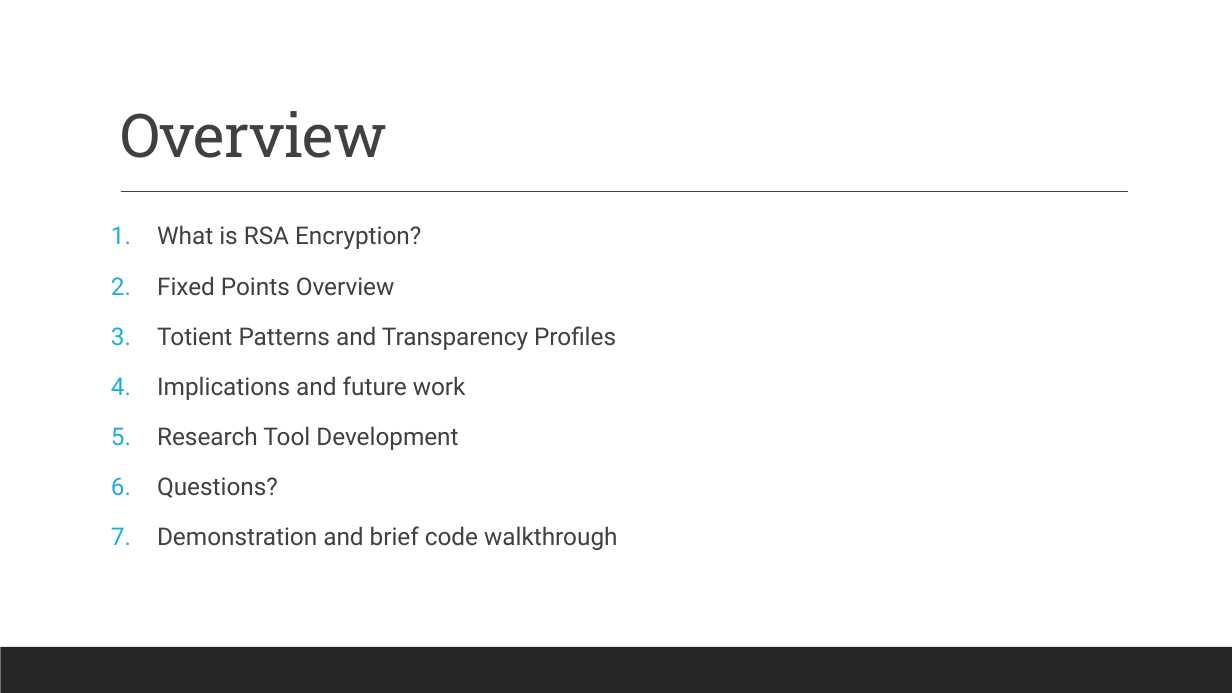
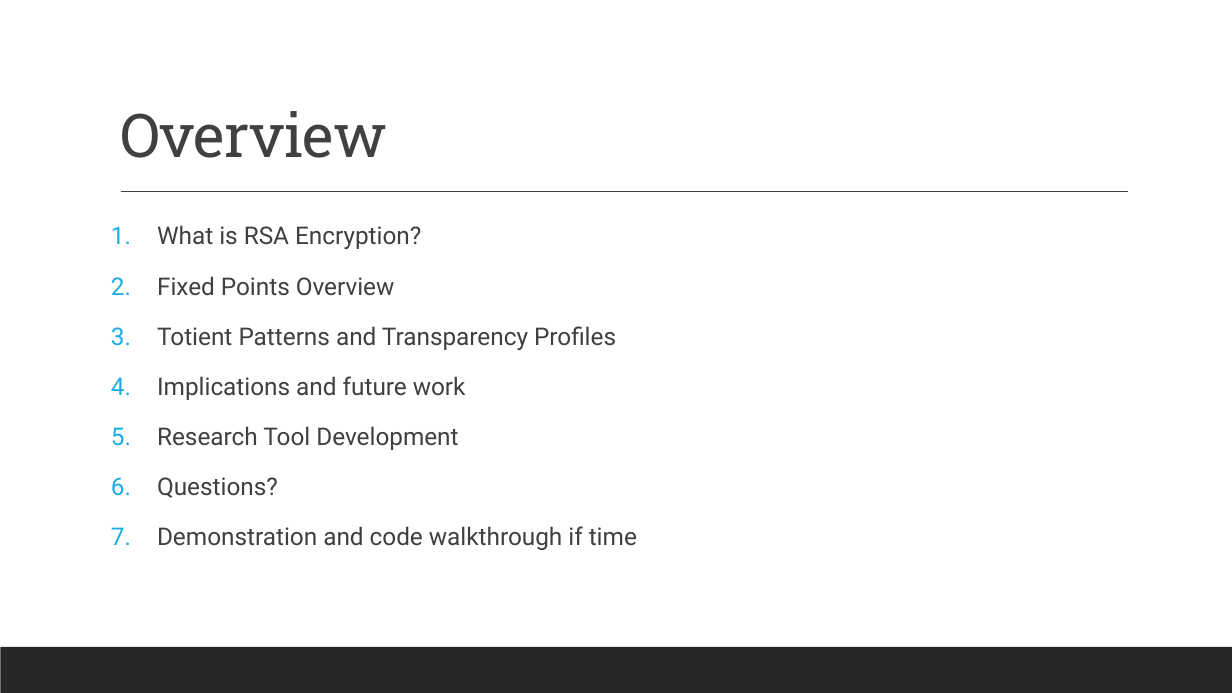
Before and after one commit to aronjschwartz/RSA_Encryption, a slide deck: slide 3 of RSA_Presentations/RSA_Research_Presentation_AronSchwartz.pptx. Drawn at 1232x693 pixels with LibreOffice and Linux fonts; fonts in the diff are those of the drawing. Boxes give left, top, right and bottom in pixels: in the first picture for what was removed or moved away, otherwise in the second. Text is boxed around its words. In the diff, an @@ line names an element or a change of style, - is before the commit and + after.

```diff
--- a/RSA_Presentations/RSA_Research_Presentation_AronSchwartz.pptx
+++ b/RSA_Presentations/RSA_Research_Presentation_AronSchwartz.pptx
@@ text at (157,526,637,550): text changed @@
-7. Demonstration and brief code walkthrough
+7. Demonstration and code walkthrough if time
```
Also in this commit, not shown: 11 other slides changed, 1 slide removed.
